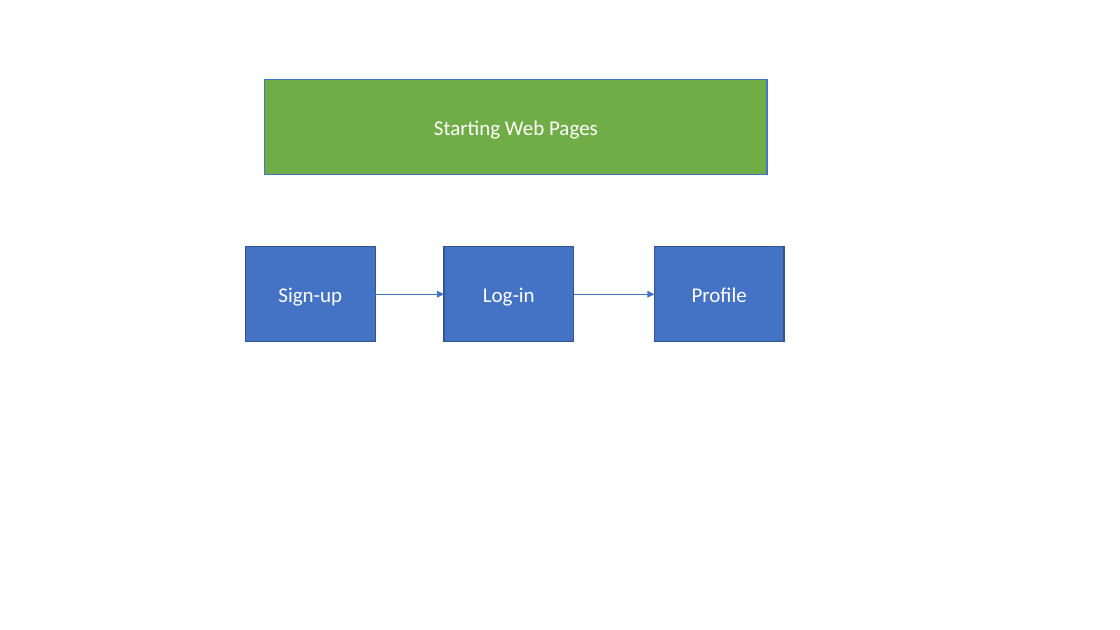
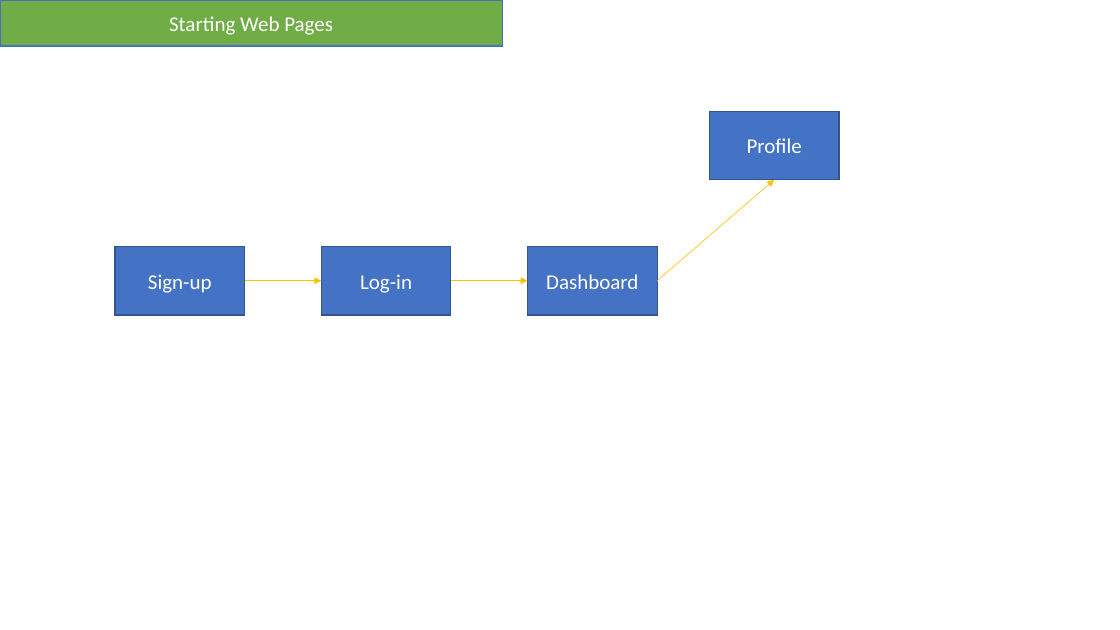
Before and after one commit to MrPork1/ISIT422-CSport-Nodejs-Server, a slide deck: slide 1 of ArchitectureDiagram.pptx. Drawn at 1120x630 pixels with LibreOffice and Linux fonts; fonts in the diff are those of the drawing. Boxes give left, top, right and bottom in pixels: in the first picture for what was removed or moved away, otherwise in the second. Text is boxed around its words. In the diff, an @@ line names an element or a change of style, - is before the commit and + after.

```diff
--- a/ArchitectureDiagram.pptx
+++ b/ArchitectureDiagram.pptx
@@ rectangle "Starting Web Pages" resized from (x1=265, y1=80, x2=767, y2=176) to (x1=0, y1=0, x2=502, y2=46) @@
@@ rectangle "Profile" resized from (x1=655, y1=246, x2=784, y2=342) to (x1=709, y1=111, x2=839, y2=180) @@
@@ arrow added from (657, 281) to (775, 180), #FFC000 0.5 pt @@
@@ rectangle "Sign-up" resized from (x1=245, y1=246, x2=375, y2=342) to (x1=115, y1=246, x2=245, y2=315) @@
@@ rectangle "Log-in" resized from (x1=444, y1=246, x2=574, y2=342) to (x1=321, y1=246, x2=450, y2=315) @@
@@ rectangle added at (x1=528, y1=246, x2=657, y2=315), fill #4472C4, outline #325491 1 pt, 18 pt, text #FFFFFF @@
+Dashboard
@@ arrow added from (245, 281) to (321, 281), #FFC000 0.5 pt @@
@@ arrow moved from (376, 294) - (444, 294) to (451, 281) - (528, 281) @@
@@ arrow (451, 281) - (528, 281): stroke #4472C4 0.5 pt to #FFC000 0.5 pt @@
@@ arrow removed from (574, 294) to (655, 294) @@
```
Also in this commit, not shown: 1 other file.
